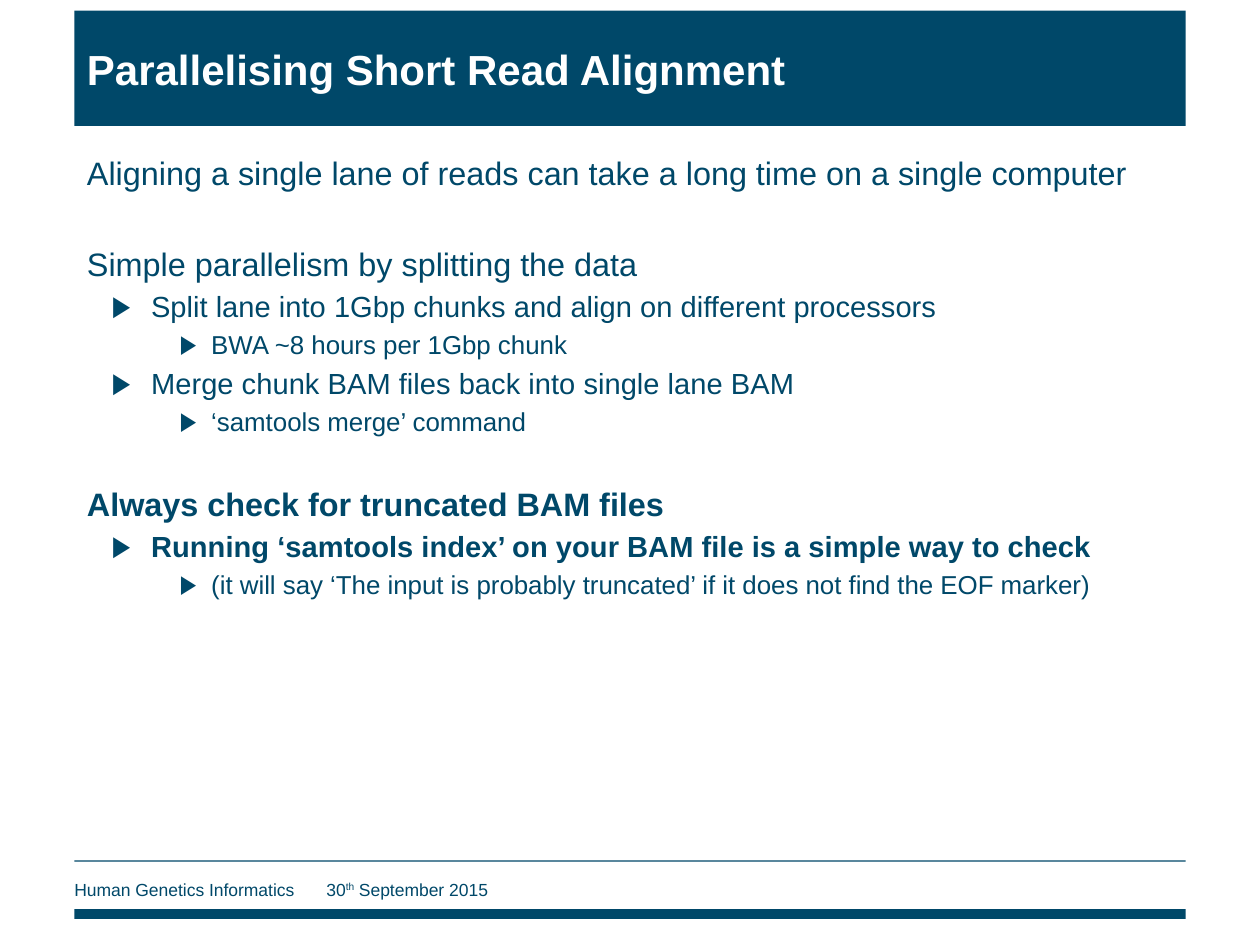
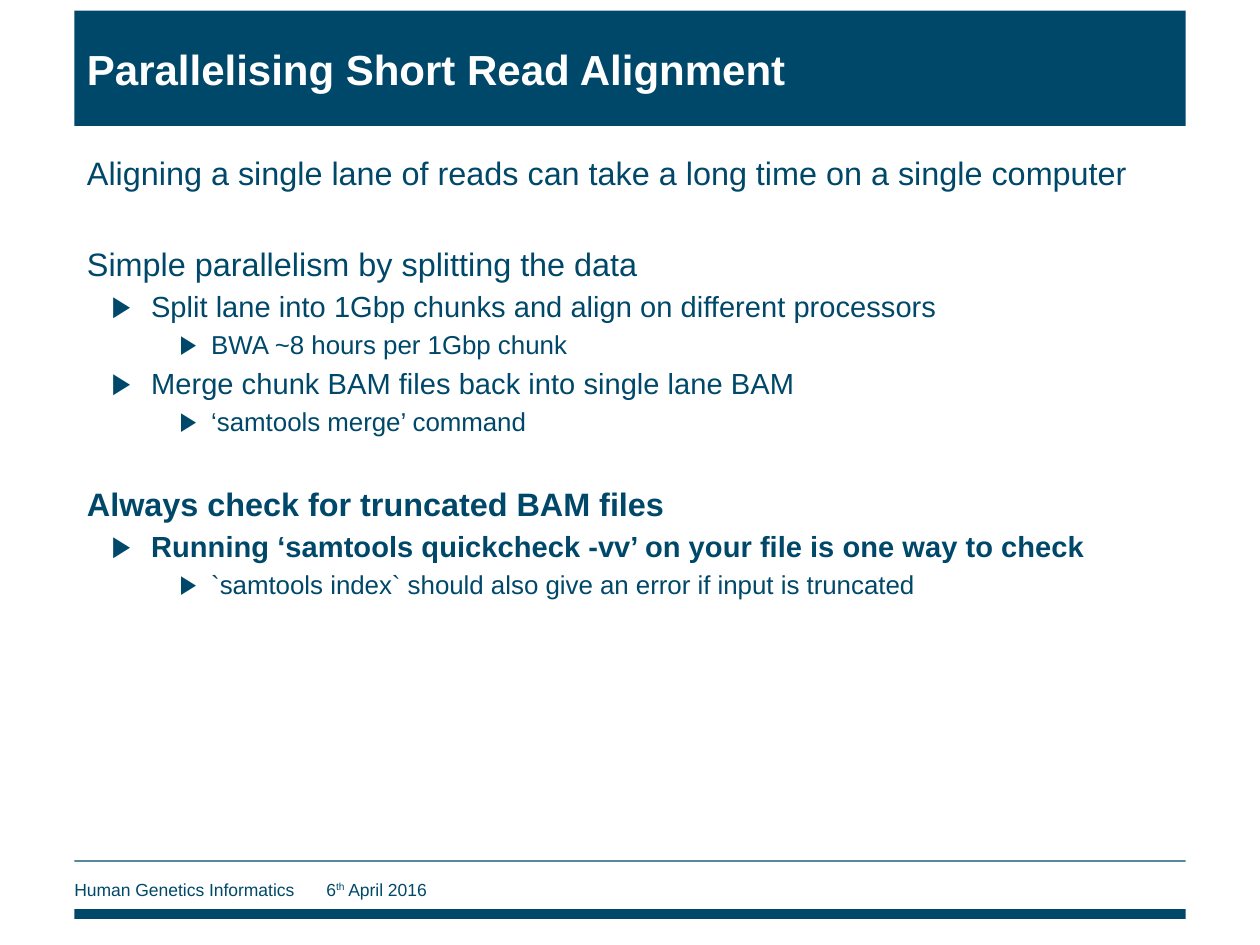
Before and after one commit to wtsi-hgi/ebi-ngs-workshop, a slide deck: slide 17 of EBI_NGS_rsvc_slides.pptx (slide 14 before the commit). Drawn at 1260x945 pixels with LibreOffice and Linux fonts; fonts in the diff are those of the drawing; background and template pictures are left out. Boxes give left, top, right and bottom in pixels: in the first picture for what was removed or moved away, otherwise in the second. Text is boxed around its words. In the diff, an @@ line names an element or a change of style, - is before the commit and + after.

Commit message:
Update to 2016 April course

```diff
--- a/EBI_NGS_rsvc_slides.pptx
+++ b/EBI_NGS_rsvc_slides.pptx
@@ text at <box>151,536,1084,600</box>: text changed; size 14.8 to 16.6 pt; bold on @@
-  ▶ Running ‘samtools index’ on your BAM file is a simple way to check
-    ▶ (it will say ‘The input is probably truncated’ if it does not find the EOF marker)
+  ▶ Running ‘samtools quickcheck -vv’ on your file is one way to check
+    ▶ `samtools index` should also give an error if input is truncated
@@ text at <box>74,883,427,900</box>: text changed @@
-Human Genetics Informatics 30th September 2015
+Human Genetics Informatics 6th April 2016
```
Also in this commit, not shown: 47 other slides changed, 3 slides added, 1 slide removed, 6 other files.
